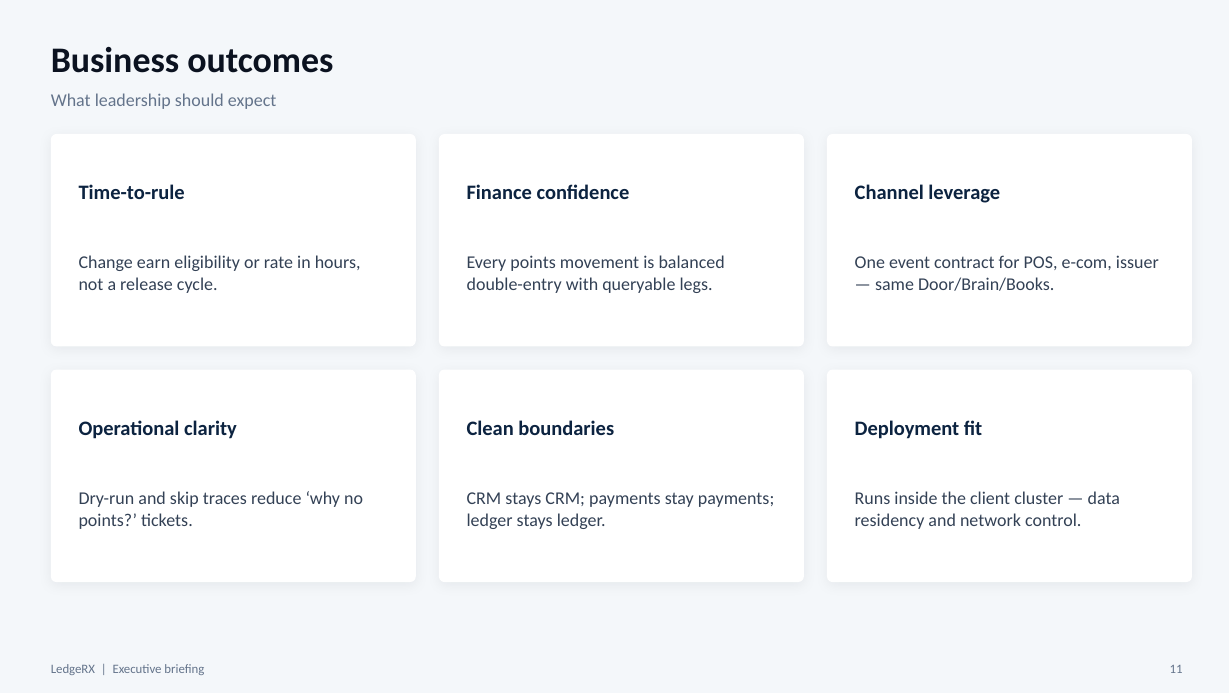
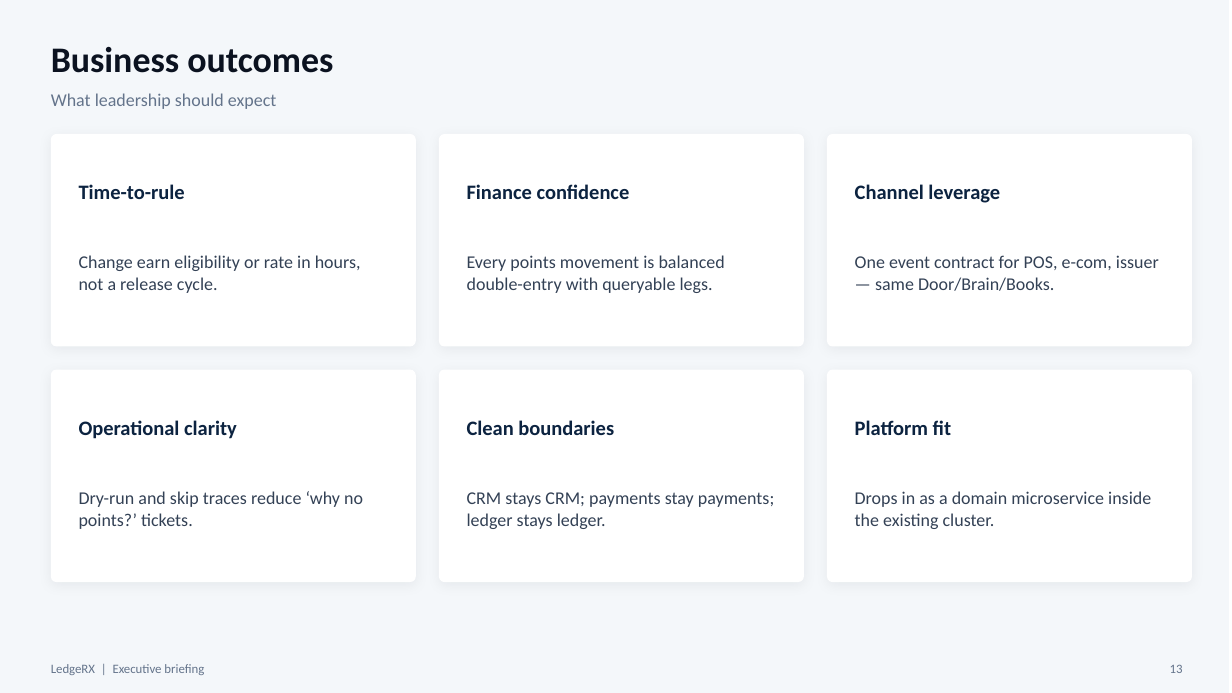
Before and after one commit to yky32/ledger-engine, a slide deck: slide 13 of docs/decks/LedgeRX-Executive-Briefing-v2.pptx (slide 11 before the commit). Drawn at 1232x693 pixels with LibreOffice and Linux fonts; fonts in the diff are those of the drawing. Boxes give left, top, right and bottom in pixels: in the first picture for what was removed or moved away, otherwise in the second. Text is boxed around its words. In the diff, an @@ line names an element or a change of style, - is before the commit and + after.

Commit message:
docs: exec deck v2.1 — microservices architecture slides

```diff
--- a/docs/decks/LedgeRX-Executive-Briefing-v2.pptx
+++ b/docs/decks/LedgeRX-Executive-Briefing-v2.pptx
@@ text at (855, 420, 951, 435): text changed @@
-Deployment fit
+Platform fit
@@ text at (855, 491, 1151, 529): text changed @@
-Runs inside the client cluster — data residency and network control.
+Drops in as a domain microservice inside the existing cluster.
@@ text at (1170, 664, 1183, 673): text changed @@
-11
+13
```
Also in this commit, not shown: 8 other slides changed, 2 slides added, 1 other file.
